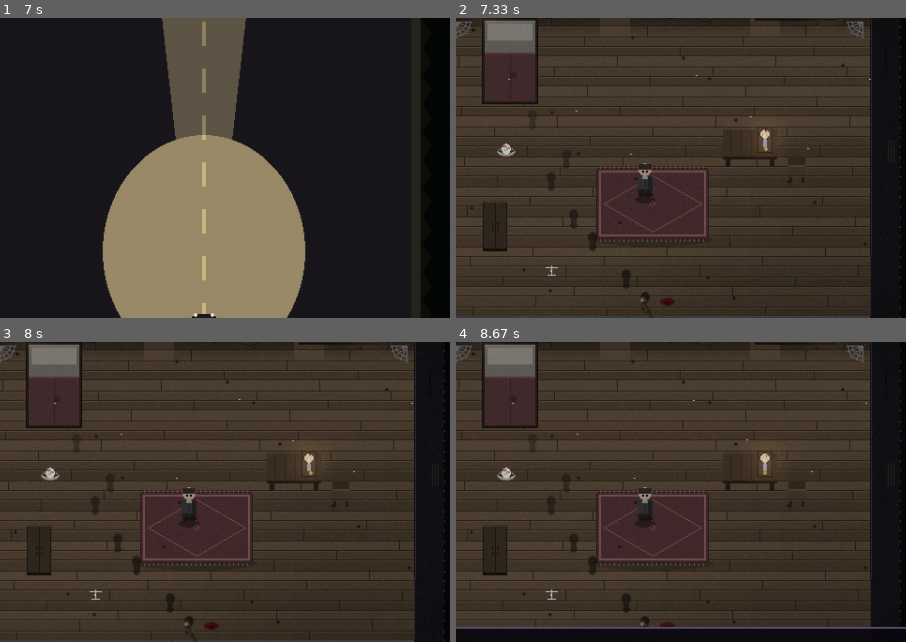
Above: before the commit, frames 1-4 (two rows, left to right).
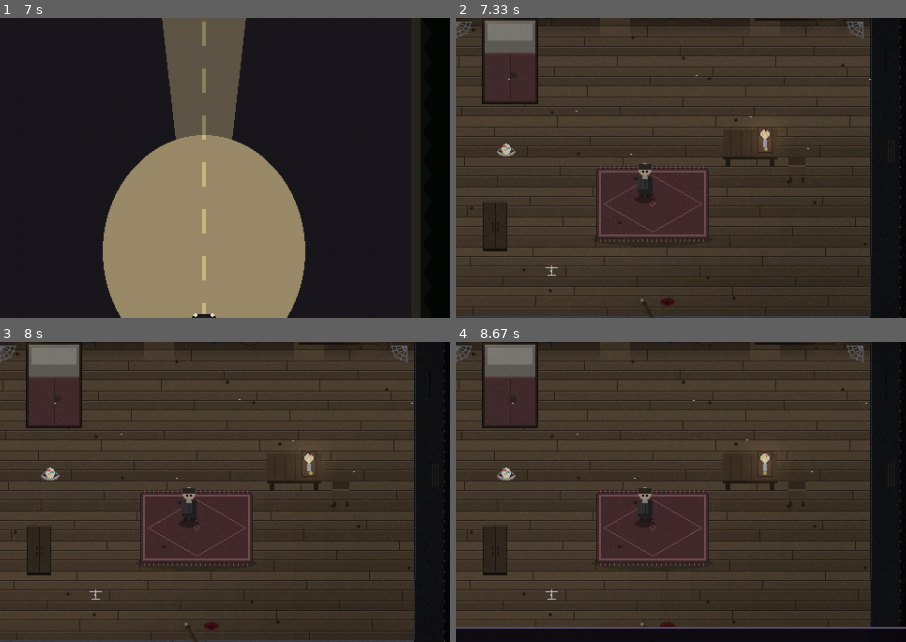
Above: after the commit, the same moments.

Repository: AV-ASU/Threshold
Game: pygame game, started from main.py
The game is run twice, just before and just after one commit, with the same random seed, the same clock (stepped at 60 frames per second) and the same inputs.
Inputs:
- Up to frame 1 (7 s): tap Enter at 0.33 s
- Up to frame 2 (7.33 s): no input
- Up to frame 3 (8 s): no input
- Up to frame 4 (8.67 s): tap Space at 8.52 s
The pictures show only the part of the screen within x 27-77%, y 25-75%; the shares and areas given below are measured in that part.

Frame 1 is identical in both runs. In frame 2, 0.3% of the frame differs, in the area x 20-44%, y 46-98%; in frame 3, 0.3%; in frame 4, 0.3%.

Commit message:
Opening slice 1b: remove the muddy-boots system and window silhouette
The PI now arrives by car, not trudging in on foot, so the whole
wake-state mud is gone: the `mud` param + overlay in draw_player_sprite,
player.mud, the bedroom's mud-set + footprint trail + mud-drain. The
one-shot window-silhouette scare is cut too (per direction). The bedroom
wake notice and the doorway-watcher beats stay.

https://claude.ai/code/session_01VycMERZS1UeUMS2GbJZYnH

Diff:
--- a/entities/player.py
+++ b/entities/player.py
@@ -64,11 +64,6 @@
         # holding still).
         self.hidden = None
         self.hide_origin = None
-        # THRESHOLD opening: how muddy the player's boots are. 1.0 on
-        # wake (bedroom scene plants this), decays as they walk. Drives
-        # the mud overlay in draw_player_sprite. Not persisted -- mud
-        # is a one-time opening cue, not a saved condition.
-        self.mud = 0.0
         # THRESHOLD save ritual: when the cot interaction starts the
         # sleep sequence the Game flips this true so draw_player_sprite
         # renders the prone variant on top of the cot. Cleared on wake.
--- a/rendering/sprites.py
+++ b/rendering/sprites.py
@@ -523,7 +523,7 @@
         pygame.draw.rect(surf, (200, 200, 200), (x - 8, y - 8, 16, 16))
 
 
-def draw_player_sprite(surf, x, y, facing, walk_phase=0, armor=None, mud=0.0,
+def draw_player_sprite(surf, x, y, facing, walk_phase=0, armor=None,
                         prone=False):
     """THRESHOLD: the private investigator, 1994. A long dark wool
     overcoat over a pale collar, dark trousers, scuffed work boots --
@@ -592,23 +592,6 @@
     leg_off = int(math.sin(walk_phase) * 2)
     pygame.draw.rect(surf, boots, (x - 6, y + 14, 5, 4 + max(0, -leg_off)))
     pygame.draw.rect(surf, boots, (x + 1, y + 14, 5, 4 + max(0, leg_off)))
-    # THRESHOLD wake-state mud. The player's boots are caked when the
-    # opening fires; the splatter recedes as they walk. Two flecks of
-    # darker brown on each boot + a smear up the jeans cuff that
-    # fades with `mud` (0..1).
-    if mud > 0.05:
-        m_a = max(40, min(220, int(180 * mud)))
-        mud_col = (28, 18, 10)
-        pygame.draw.rect(surf, mud_col, (x - 6, y + 14, 5, 2))
-        pygame.draw.rect(surf, mud_col, (x + 1, y + 14, 5, 2))
-        # cuff smear
-        cuff = pygame.Surface((14, 4), pygame.SRCALPHA)
-        pygame.draw.rect(cuff, (30, 22, 14, m_a), (0, 0, 14, 4))
-        surf.blit(cuff, (x - 7, y + 12))
-        # one fleck higher up the leg, only when very muddy
-        if mud > 0.5:
-            pygame.draw.rect(surf, mud_col, (x - 4, y + 9, 2, 2))
-            pygame.draw.rect(surf, mud_col, (x + 3, y + 10, 2, 2))
     # Eyes (look in facing direction)
     fx, fy = facing
     eye_y = y - 12 + int(fy * 2)
--- a/scenes/house.py
+++ b/scenes/house.py
@@ -127,13 +127,13 @@
 
 def bedroom_on_enter(game, scene):
     """Opening sequence + idempotent. The first session in this
-    scene is the game's first minute: the wake notice, muddy
-    boots, footprints leading to the cot, the candle-dip + creak
-    when the doorway watcher manifests, the suppressed sprint,
-    and a one-shot window silhouette ~30s in. Most of these
-    pieces fire from `bedroom_on_update` so they can be paced
-    over real seconds rather than crammed into entry. We seed
-    them here.
+    scene is the game's first minute: the wake notice, the
+    candle-dip + creak when the doorway watcher manifests, and the
+    suppressed sprint. (The arrival drive -- the car into Brimley,
+    the dying engine -- plays before this, in the Game's "opening"
+    state.) These pieces fire from `bedroom_on_update` so they can
+    be paced over real seconds rather than crammed into entry. We
+    seed them here.
 
     Subsequent visits (after sleeping in the cot, or returning
     later in the run) skip the opening entirely -- only the
@@ -141,42 +141,17 @@
     if game.save.flag("wake_up"):
         return
     game.save.set_flag("wake_up", True)
-    # Boots are caked. Cleared as the player walks (Game ticks
-    # `mud` down toward 0 once the bedroom_on_update has fired
-    # the wake notice).
-    if game.player is not None:
-        game.player.mud = 1.0
     # Wake-state audio: muffled music + slow heartbeat. The
     # Game side reads `_wake_muffle_t` to drive these so audio
     # cleanup happens in one place.
     game._wake_muffle_t = 8.0
     game._wake_heartbeat_t = 0.6
-    # Lay a trail of footprints leading from the south door (col 7
-    # row 11) up to the cot (col 3 row 3). Tells the player, before
-    # any text, that they walked back here from somewhere -- and
-    # that the somewhere was muddy. Trail diagonals across the
-    # bigger redesigned room.
-    prints = [
-        (7 * TILE + 16, 10 * TILE + 16, 0, 220),
-        (6 * TILE + 28,  9 * TILE + 24, 0, 200),
-        (5 * TILE + 24,  8 * TILE + 16, 0, 180),
-        (5 * TILE + 4,   7 * TILE + 24, 0, 160),
-        (4 * TILE + 12,  6 * TILE + 16, 0, 140),
-        (4 * TILE + 28,  5 * TILE + 24, 0, 120),
-        (3 * TILE + 24,  4 * TILE + 14, 0, 100),
-    ]
-    for fx, fy, fd, fa in prints:
-        scene.add_decoration(
-            Decoration(fx, fy, "mud_footprint", dir=fd, alpha=fa)
-        )
     # Pacing slots tracked on the scene itself so each event
     # fires once per session. `_opening_t` ticks up in
     # bedroom_on_update; the slots check thresholds.
     scene._opening_t = 0.0
     scene._opening_slots = {
         "wake_notice_armed":   True,    # fires on first step
-        "silhouette_at":       28.0,    # passing-figure scare
-        "silhouette_done":     False,
     }
     scene._spawn_pos = scene.spawns.get("default", (0, 0))
 
@@ -205,34 +180,6 @@
             "You wake up.",
             duration=5.0,
         )
-    # One-shot window silhouette ~28s in. The two windows are
-    # at row 0 cols 4 and 9; we pass on the EAST window (col 9)
-    # so the player has to be facing or scanning that side to
-    # catch it. Removed after dur + 1s.
-    if (not slots["silhouette_done"]
-            and scene._opening_t >= slots["silhouette_at"]):
-        slots["silhouette_done"] = True
-        wx = 9 * TILE + 16
-        wy = 0 * TILE + 18
-        deco = Decoration(wx, wy, "passing_silhouette",
-                          t0=time.time(), dur=1.8)
-        scene.add_decoration(deco)
-        scene._silhouette_deco = deco
-        scene._silhouette_remove_at = scene._opening_t + 3.0
-    # Reap the silhouette decoration once its window has closed.
-    rm_at = getattr(scene, "_silhouette_remove_at", None)
-    if rm_at is not None and scene._opening_t >= rm_at:
-        deco = getattr(scene, "_silhouette_deco", None)
-        if deco is not None and deco in scene.decorations:
-            scene.decorations.remove(deco)
-        scene._silhouette_remove_at = None
-        scene._silhouette_deco = None
-    # Drain mud as the player walks. Each tick where they have
-    # moved bleeds a little off the boots; standing still does
-    # not. Floors clean themselves in about 25-30 seconds of
-    # active walking.
-    if p.mud > 0 and moved:
-        p.mud = max(0.0, p.mud - dt * 0.04)
     # Door-stuck recoil: when begin_transition rejects the first
     # attempt to leave, it sets `_door_stuck_recoil` on the
     # scene. We dip the candle once in response so the player
--- a/systems/game.py
+++ b/systems/game.py
@@ -2575,7 +2575,6 @@
                 draw_player_sprite(hide_layer, 20, 30, self.player.facing,
                                    0,
                                    armor=self.player.inventory.equipped["armor"],
-                                   mud=getattr(self.player, "mud", 0.0),
                                    prone=getattr(self.player, "prone", False))
                 hide_layer.set_alpha(80)
                 self.screen.blit(hide_layer, (psx - 20, psy - 30))
@@ -2587,7 +2586,6 @@
                 draw_player_sprite(self.screen, psx, psy, self.player.facing,
                                    self.player.walk_phase,
                                    armor=self.player.inventory.equipped["armor"],
-                                   mud=getattr(self.player, "mud", 0.0),
                                    prone=getattr(self.player, "prone", False))
             # The axe swing: a wood haft + steel head arcing through the
             # facing hemisphere, with a brief motion smear so the chop
